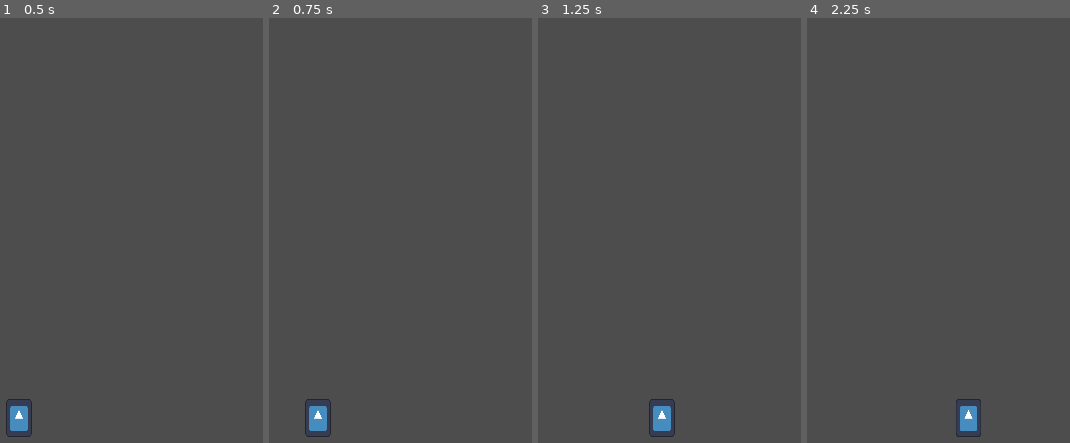
Above: before the commit, frames 1-4 (left to right).
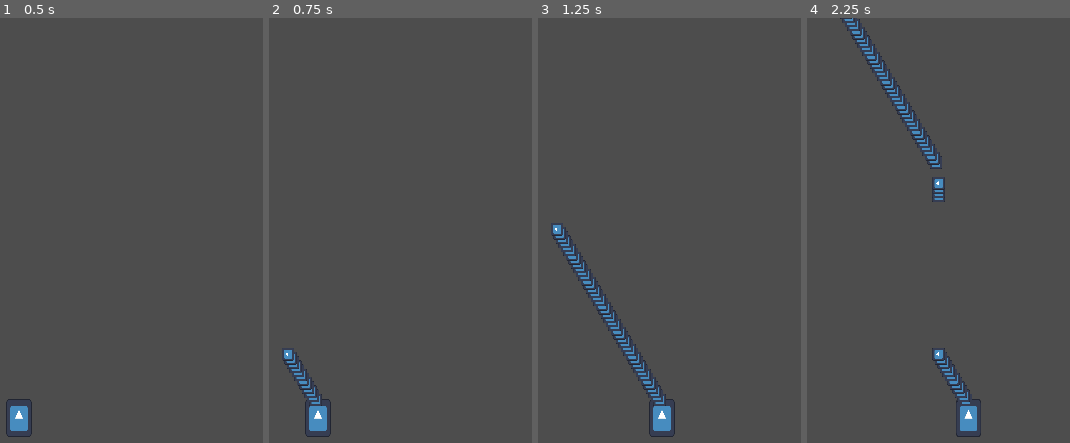
Above: after the commit, the same moments.

Repository: Eren-Krtl/lessons
Game: Godot game, scene res://main_game.tscn
Same seed, same stepped clock (60 frames per second), same inputs: the game is played once before the commit and once after it. The engine's default icon, where the game draws it, is replaced by a stand-in: a white triangle on a blue panel in a dark square.
Inputs (mouse positions are in pixels of both pictures, inside the frame that each line leads up to):
- Up to frame 1 (0.5 s): no input
- Up to frame 2 (0.75 s): tap Enter at 0.5 s; move the mouse to (397, 379) at 0.52 s; hold D (MoveRight) from 0.53 s (still down); hold W (Shoot, bound only after the commit) from 0.53 s (still down); click (397, 379) at 0.67 s
- Up to frame 3 (1.25 s): keep holding D (MoveRight); keep holding W (Shoot, bound only after the commit)
- Up to frame 4 (2.25 s): move the mouse to (outside the picture) at 1.27 s; release D (MoveRight) at 1.28 s; release W (Shoot, bound only after the commit) at 1.28 s; hold Down 1.28-2.03 s; tap W (Shoot, bound only after the commit) at 1.35 s; move the mouse to (875, 243) at 2.02 s; hold D (MoveRight) from 2.03 s (still down); hold W (Shoot, bound only after the commit) from 2.03 s (still down); tap Alt at 2.1 s

Frame 1 is identical in both runs. In frame 2, 0.4% of the frame differs, in the area x 4-21%, y 77-92%; in frame 3, 1.4%; in frame 4, 1.8%, in the area x 12-63%, y 0-91%.

Commit message:
Shoot logic

Diff:
--- /dev/null
+++ b/space_shooter/bullet.tscn
@@ -0,0 +1,23 @@
+[gd_scene format=3 uid="uid://sgo53oucgyb7"]
+
+[ext_resource type="Script" uid="uid://dwuemdv0hxl0o" path="res://scripts/bullet_logic.gd" id="1_v8qja"]
+[ext_resource type="Texture2D" uid="uid://b1x2wdxxlpcj2" path="res://icon.svg" id="2_t4vbm"]
+
+[sub_resource type="SpriteFrames" id="SpriteFrames_y75q1"]
+animations = [{
+"frames": [{
+"duration": 1.0,
+"texture": ExtResource("2_t4vbm")
+}],
+"loop": 1,
+"name": &"default",
+"speed": 5.0
+}]
+
+[node name="Bullet" type="CharacterBody2D" unique_id=1797948751]
+script = ExtResource("1_v8qja")
+
+[node name="AnimatedSprite2D" type="AnimatedSprite2D" parent="." unique_id=1998789279]
+rotation = -1.5707964
+scale = Vector2(0.1, 0.1)
+sprite_frames = SubResource("SpriteFrames_y75q1")
--- a/space_shooter/player.tscn
+++ b/space_shooter/player.tscn
@@ -2,6 +2,7 @@
 
 [ext_resource type="Texture2D" uid="uid://b1x2wdxxlpcj2" path="res://icon.svg" id="1_4flbx"]
 [ext_resource type="Script" uid="uid://dimh5yubn8l6c" path="res://scripts/player_logic.gd" id="1_onrkg"]
+[ext_resource type="PackedScene" uid="uid://sgo53oucgyb7" path="res://bullet.tscn" id="2_i3pqv"]
 
 [sub_resource type="SpriteFrames" id="SpriteFrames_y75q1"]
 animations = [{
@@ -16,7 +17,16 @@
 
 [node name="Player" type="CharacterBody2D" unique_id=1228234699]
 script = ExtResource("1_onrkg")
+PacBullet = ExtResource("2_i3pqv")
 
 [node name="AnimatedSprite2D" type="AnimatedSprite2D" parent="." unique_id=73799089]
 scale = Vector2(0.2, 0.3)
 sprite_frames = SubResource("SpriteFrames_y75q1")
+
+[node name="ShootPosition" type="Marker2D" parent="." unique_id=1952735725]
+unique_name_in_owner = true
+position = Vector2(0, -18)
+
+[node name="ShootTimer" type="Timer" parent="." unique_id=1311027622]
+unique_name_in_owner = true
+wait_time = 0.2
--- a/space_shooter/project.godot
+++ b/space_shooter/project.godot
@@ -22,6 +22,10 @@
 window/stretch/mode="canvas_items"
 window/stretch/aspect="expand"
 
+[editor_plugins]
+
+enabled=PackedStringArray("res://addons/godot_super-wakatime/plugin.cfg")
+
 [input]
 
 MoveLeft={
@@ -36,6 +40,12 @@
 , Object(InputEventKey,"resource_local_to_scene":false,"resource_name":"","device":-1,"window_id":0,"alt_pressed":false …(186 unchanged characters)…
 ]
 }
+Shoot={
+"deadzone": 0.2,
+"events": [Object(InputEventKey,"resource_local_to_scene":false,"resource_name":"","device":-1,"window_id":0,"alt_pressed":false,"shift_pressed":false,"ctrl_pressed":false,"meta_pressed":false,"pressed":false,"keycode":0,"physical_keycode":87,"key_label":0,"unicode":119,"location":0,"echo":false,"script":null)
+, Object(InputEventKey,"resource_local_to_scene":false,"resource_name":"","device":-1,"window_id":0,"alt_pressed":false,"shift_pressed":false,"ctrl_pressed":false,"meta_pressed":false,"pressed":false,"keycode":0,"physical_keycode":32,"key_label":0,"unicode":32,"location":0,"echo":false,"script":null)
+]
+}
 
 [physics]
 
--- /dev/null
+++ b/space_shooter/scripts/bullet_logic.gd
@@ -0,0 +1,12 @@
+extends CharacterBody2D
+
+var Speed:float = 250
+
+func _physics_process(delta: float) -> void:
+	move_logic()
+	move_and_slide()
+
+func move_logic():
+	self.velocity = -transform.y * Speed
+	if(self.position.y <= -430):
+		queue_free()
--- a/space_shooter/scripts/player_logic.gd
+++ b/space_shooter/scripts/player_logic.gd
@@ -1,14 +1,32 @@
 extends CharacterBody2D
+
+@export var PacBullet:PackedScene
 
 var MoveVelocity:Vector2
 var ForceVelocity:Vector2
 var Speed:int = 150
 
+var IsShooting:bool
+var CanShoot:bool
+
 func _physics_process(delta: float) -> void:
 	move_logic()
 	self.velocity = MoveVelocity + ForceVelocity
+	if(IsShooting):
+		shoot_logic()
 	move_and_slide()
 
 func move_logic():
 	var direction:float = Input.get_axis("MoveLeft", "MoveRight")
 	MoveVelocity.x = direction * Speed
+
+func shoot_logic():
+	var PreBullet = PacBullet.instantiate()
+	PreBullet.global_position = %ShootPosition.global_position
+	add_sibling(PreBullet)
+
+func _input(event: InputEvent) -> void:
+	if(event.is_action_pressed("Shoot")):
+		IsShooting = true
+	if(event.is_action_released("Shoot")):
+		IsShooting = false
Not shown, added: space_shooter/addons/godot_super-wakatime/api_key_prompt.tscn
Not shown, added: space_shooter/addons/godot_super-wakatime/counter.tscn
Not shown, added: space_shooter/addons/godot_super-wakatime/godot_super-wakatime.gd
Not shown, added: space_shooter/addons/godot_super-wakatime/godot_super-wakatime.gd.uid
Not shown, added: space_shooter/addons/godot_super-wakatime/plugin.cfg
Not shown, added: space_shooter/addons/godot_super-wakatime/utils.gd
Not shown, added: space_shooter/addons/godot_super-wakatime/utils.gd.uid
Not shown, added: space_shooter/scripts/bullet_logic.gd.uid
